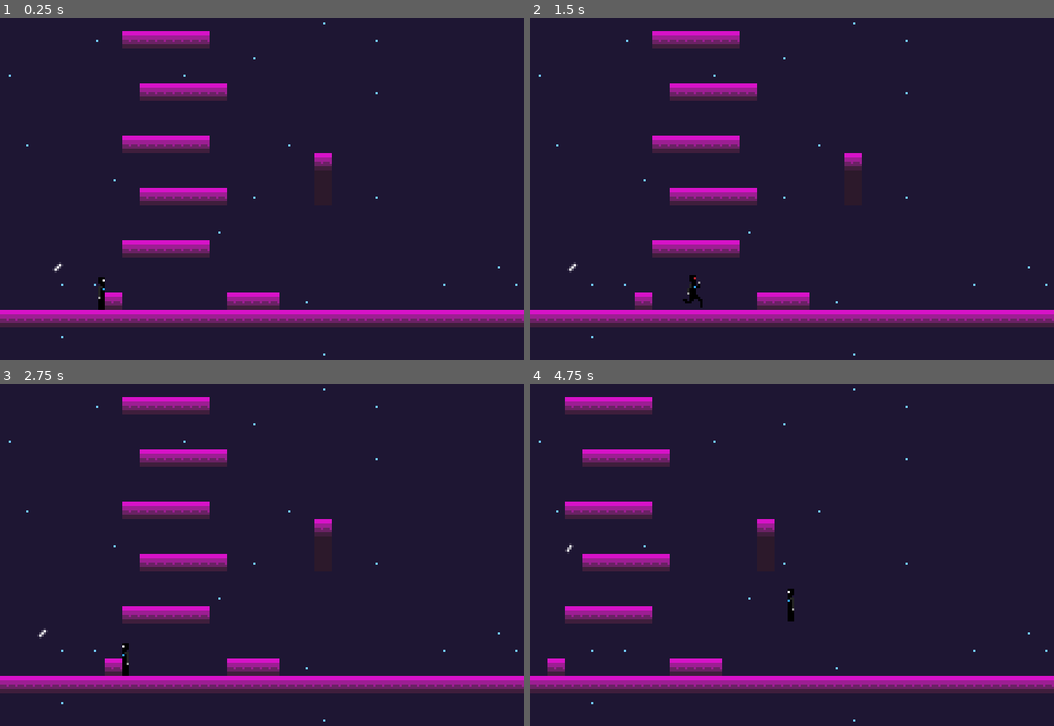
Above: before the commit, frames 1-4 (two rows, left to right).
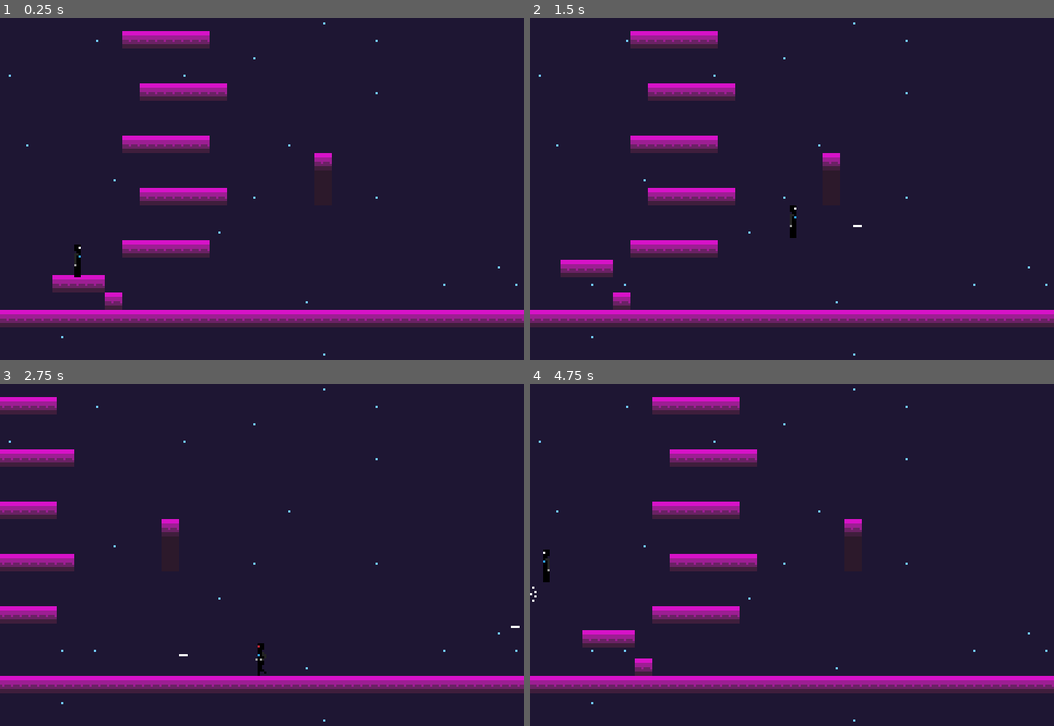
Above: after the commit, the same moments.

Repository: antiomiae/mario
Game: Godot game, scene res://tether/enemy_scene.tscn
The game is run twice, just before and just after one commit, with the same random seed, the same clock (stepped at 60 frames per second) and the same inputs. This scene is started directly instead of the project's main scene.
Inputs:
- Up to frame 1 (0.25 s): no input
- Up to frame 2 (1.5 s): hold Right (ui_right) from 0.53 s (still down); tap F (shoot, bound only after the commit) at 0.6 s; tap Space (jump) at 0.77 s; tap G (grapple) at 1.35 s
- Up to frame 3 (2.75 s): tap Space (jump) at 1.52 s; tap F (shoot, bound only after the commit) at 1.55, 2.3 s; release Right (ui_right) at 2.03 s; hold Left (ui_left) from 2.03 s (still down); tap Shift (run) at 2.1 s
- Up to frame 4 (4.75 s): release Left (ui_left) at 2.78 s; hold Right (ui_right) 2.78-4.28 s; tap F (shoot, bound only after the commit) at 2.85, 3.6, 4.55 s; tap Space (jump) at 3.02, 3.77, 4.52 s; tap P (pause) at 4.15 s; hold Left (ui_left) from 4.28 s (still down); tap G (grapple) at 4.35 s

The runs differ from the first frame. In frame 1, 1.2% of the frame differs, in the area x 10-54%, y 66-86%; in frame 2, 4.6%; in frame 3, 8.8%; in frame 4, 10%, in the area x 0-64%, y 3-86%.

Commit message:
Add player 'death' and bullets. You can jump into your own bullets and kill yourself.

Diff:
--- /dev/null
+++ b/input_helper.gd
@@ -0,0 +1,10 @@
+extends Node
+
+func _ready():
+    var gamepads = Input.get_connected_joypads()
+    var count = max(1, gamepads.size())
+
+    for i in range(count):
+        var walk_left = InputMap.get_action_list("walk_left")
+        var walk_right = InputMap.get_action_list("walk_right")
+        print(walk_right)
--- a/project.godot
+++ b/project.godot
@@ -9,6 +9,11 @@
 config_version=4
 
 _global_script_classes=[ {
+"base": "Node2D",
+"class": "Cannon",
+"language": "GDScript",
+"path": "res://projectile/cannon.gd"
+}, {
 "base": "Node2D",
 "class": "Dart",
 "language": "GDScript",
@@ -30,6 +35,7 @@
 "path": "res://tether/tether_anchor_node.gd"
 } ]
 _global_script_class_icons={
+"Cannon": "",
 "Dart": "",
 "GrapplingHook": "",
 "LineTrail": "",
@@ -100,6 +106,13 @@
 , Object(InputEventKey,"resource_local_to_scene":false,"resource_name":"","device":0,"alt":false,"shift":false,"control":false,"meta":false,"command":false,"pressed":false,"scancode":80,"unicode":0,"echo":false,"script":null)
  ]
 }
+shoot={
+"deadzone": 0.5,
+"events": [ Object(InputEventKey,"resource_local_to_scene":false,"resource_name":"","device":0,"alt":false,"shift":false,"control":false,"meta":false,"command":false,"pressed":false,"scancode":70,"unicode":0,"echo":false,"script":null)
+, Object(InputEventKey,"resource_local_to_scene":false,"resource_name":"","device":0,"alt":false,"shift":false,"control":false,"meta":false,"command":false,"pressed":false,"scancode":16777221,"unicode":0,"echo":false,"script":null)
+, Object(InputEventJoypadButton,"resource_local_to_scene":false,"resource_name":"","device":0,"button_index":5,"pressure":0.0,"pressed":false,"script":null)
+ ]
+}
 
 [layer_names]
 
--- a/projectile/bullet.gd
+++ b/projectile/bullet.gd
@@ -4,14 +4,24 @@
 export var draw_length : float = 4
 var collision_layer = 0xFFFFFFFF
 
-var _last_position : Vector2 = position
 var _collision = null
+var spawn_point = Vector2(0, 0)
 
+var Explosion = preload("res://projectile/effects/explosion.tscn")
+
+signal collided(collision)
+
+func _ready():
+    spawn_point = position
+
+func respawn():
+    position = spawn_point
+
+func _physics_process(delta):
+    advance(delta)
 
 func advance(delta):
     update()
-    # save current position
-    _last_position = position
 
     var next_position = position + velocity * delta
 
@@ -19,14 +29,27 @@
     _collision = state.intersect_ray(position, next_position, [], collision_layer)
 
     if _collision:
+        _collision['bullet'] = self
         next_position = _collision['position']
+        handle_collision()
 
     position = next_position
 
+func handle_collision():
+    var collider = _collision['collider']
+    if collider.has_method("on_bullet_hit"):
+        collider.call("on_bullet_hit", _collision)
+
+    var explosion = Explosion.instance()
+    explosion.position = _collision['position']
+    explosion.rotation = _collision['normal'].angle()
+    get_tree().current_scene.add_child(explosion)
+
+    emit_signal("collided", _collision)
 
 func _draw():
     var n = velocity.normalized()
-    draw_line(to_local(position), to_local(position - draw_length * n), Color(1, 1, 1), 1, true)
+    draw_line(to_local(position)-Vector2(0, 1), to_local(position - draw_length * n)-Vector2(0, 1), Color(1, 1, 1), 1, false)
 
 
 func get_collision():
--- /dev/null
+++ b/projectile/cannon.gd
@@ -0,0 +1,29 @@
+tool
+extends Node2D
+
+var active_bullets = []
+
+export(PackedScene) var bullet_scene
+
+export(Vector2) var emitter_position
+
+export(float, 1, 1000) var bullet_speed
+
+class_name Cannon
+
+func _physics_process(delta):
+    for bullet in active_bullets:
+        bullet.advance(delta)
+
+func shoot():
+    var new_bullet = bullet_scene.instance()
+    new_bullet.position = to_global(emitter_position)
+    new_bullet.velocity = transform.basis_xform(Vector2(1, 0))*bullet_speed
+    new_bullet.connect("collided", self, "_on_bullet_collided")
+    active_bullets.push_back(new_bullet)
+    get_tree().current_scene.add_child(new_bullet)
+
+func _on_bullet_collided(collision):
+    var bullet = collision['bullet']
+    bullet.queue_free()
+    active_bullets.erase(bullet)
--- /dev/null
+++ b/projectile/cannon.tscn
@@ -0,0 +1,6 @@
+[gd_scene load_steps=2 format=2]
+
+[ext_resource path="res://projectile/cannon.gd" type="Script" id=1]
+
+[node name="Node2D" type="Node2D"]
+script = ExtResource( 1 )
--- /dev/null
+++ b/projectile/effects/explosion.gd
@@ -0,0 +1,4 @@
+extends AnimatedSprite
+
+func _on_animation_finished():
+    queue_free()
--- /dev/null
+++ b/projectile/effects/explosion.tscn
@@ -0,0 +1,26 @@
+[gd_scene load_steps=7 format=2]
+
+[ext_resource path="res://projectile/effects/explosion/explosion_Animation 1_0.png" type="Texture" id=1]
+[ext_resource path="res://projectile/effects/explosion/explosion_Animation 1_1.png" type="Texture" id=2]
+[ext_resource path="res://projectile/effects/explosion/explosion_Animation 1_2.png" type="Texture" id=3]
+[ext_resource path="res://projectile/effects/explosion/explosion_Animation 1_3.png" type="Texture" id=4]
+[ext_resource path="res://projectile/effects/explosion.gd" type="Script" id=5]
+
+[sub_resource type="SpriteFrames" id=1]
+animations = [ {
+"frames": [ ExtResource( 1 ), ExtResource( 2 ), ExtResource( 3 ), ExtResource( 4 ) ],
+"loop": false,
+"name": "New Anim",
+"speed": 15.0
+} ]
+
+[node name="AnimatedSprite" type="AnimatedSprite"]
+position = Vector2( 0, 1 )
+frames = SubResource( 1 )
+animation = "New Anim"
+frame = 3
+playing = true
+flip_h = true
+script = ExtResource( 5 )
+
+[connection signal="animation_finished" from="." to="." method="_on_animation_finished"]
--- /dev/null
+++ b/stiff_body.tscn
@@ -0,0 +1,13 @@
+[gd_scene load_steps=2 format=2]
+
+[sub_resource type="RectangleShape2D" id=1]
+
+[node name="RigidBody2D" type="RigidBody2D"]
+collision_layer = 2
+collision_mask = 2
+mass = 2.0
+
+[node name="Sprite" type="Sprite" parent="."]
+
+[node name="CollisionShape2D" type="CollisionShape2D" parent="."]
+shape = SubResource( 1 )
--- a/tether/elevator.gd
+++ b/tether/elevator.gd
@@ -13,6 +13,7 @@
 
 func _ready():
     p0 = position
+
 
 func go_to(stop, delay=0):
     var total_distance = (p0 - p1).abs().length()
--- /dev/null
+++ b/tether/elevator.tscn
@@ -0,0 +1,43 @@
+[gd_scene load_steps=5 format=2]
+
+[ext_resource path="res://tether/elevator.gd" type="Script" id=1]
+[ext_resource path="res://sprites/hotline_tiles.tres" type="TileSet" id=2]
+
+[sub_resource type="RectangleShape2D" id=1]
+extents = Vector2( 12, 4 )
+
+[sub_resource type="RectangleShape2D" id=2]
+extents = Vector2( 10, 2 )
+
+[node name="Elevator" type="StaticBody2D"]
+collision_mask = 3
+script = ExtResource( 1 )
+__meta__ = {
+"_edit_group_": true
+}
+p1 = Vector2( 16, 64 )
+
+[node name="TileMap" type="TileMap" parent="."]
+tile_set = ExtResource( 2 )
+cell_size = Vector2( 8, 8 )
+collision_layer = 0
+collision_mask = 0
+format = 1
+tile_data = PoolIntArray( 0, 0, 0, 1, 0, 0, 2, 0, 0 )
+
+[node name="CollisionShape2D" type="CollisionShape2D" parent="."]
+position = Vector2( 12, 4 )
+shape = SubResource( 1 )
+
+[node name="trigger_area" type="Area2D" parent="."]
+
+[node name="CollisionShape2D" type="CollisionShape2D" parent="trigger_area"]
+position = Vector2( 12, -2 )
+shape = SubResource( 2 )
+
+[node name="Tween" type="Tween" parent="."]
+playback_process_mode = 0
+
+[connection signal="body_entered" from="trigger_area" to="." method="_on_trigger_area_body_entered"]
+[connection signal="body_exited" from="trigger_area" to="." method="_on_trigger_area_body_exited"]
+[connection signal="tween_completed" from="Tween" to="." method="_on_tween_completed"]
--- a/tether/enemy_scene.gd
+++ b/tether/enemy_scene.gd
@@ -1,8 +1,8 @@
 extends Node2D
 
-func _physics_process(delta: float) -> void:
-    $Bullet.advance(delta)
+func _physics_process(delta):
+    handle_reset()
 
-    var collision = $Bullet.get_collision()
-    if collision:
-        $Bullet.call_deferred("set_position", Vector2(0, 208))
+func handle_reset():
+    if Input.is_action_pressed("pause"):
+        get_tree().reload_current_scene()
--- a/tether/enemy_scene.tscn
+++ b/tether/enemy_scene.tscn
@@ -1,16 +1,9 @@
-[gd_scene load_steps=8 format=2]
+[gd_scene load_steps=5 format=2]
 
 [ext_resource path="res://tether/enemy_scene.gd" type="Script" id=1]
 [ext_resource path="res://sprites/hotline_tiles.tres" type="TileSet" id=2]
-[ext_resource path="res://tether/player.tscn" type="PackedScene" id=3]
-[ext_resource path="res://tether/elevator.gd" type="Script" id=4]
-[ext_resource path="res://projectile/bullet.tscn" type="PackedScene" id=5]
-
-[sub_resource type="RectangleShape2D" id=1]
-extents = Vector2( 12, 4 )
-
-[sub_resource type="RectangleShape2D" id=2]
-extents = Vector2( 10, 2 )
+[ext_resource path="res://tether/elevator.tscn" type="PackedScene" id=3]
+[ext_resource path="res://tether/player.tscn" type="PackedScene" id=4]
 
 [node name="Node2D" type="Node2D"]
 pause_mode = 2
@@ -39,10 +32,13 @@
 format = 1
 tile_data = PoolIntArray( -786434, 6, 0, -786433, 6, 0, -851968, 6, 0, -851967, 6, 0, -851966, 6, 0, -851965, 6, 0, -85 …(2908 unchanged characters)…
 
-[node name="player" parent="." instance=ExtResource( 3 )]
+[node name="Elevator" parent="." instance=ExtResource( 3 )]
+position = Vector2( 16, 208 )
+
+[node name="player" parent="." instance=ExtResource( 4 )]
 pause_mode = 1
-editor/display_folded = true
-position = Vector2( 41, 208 )
+position = Vector2( 27, 200 )
+collision_layer = 3
 collision_mask = 3
 
 [node name="Camera2D" type="Camera2D" parent="player"]
@@ -52,40 +48,3 @@
 limit_right = 328
 limit_bottom = 240
 editor_draw_limits = true
-
-[node name="Elevator" type="StaticBody2D" parent="."]
-position = Vector2( 96, 208 )
-collision_mask = 3
-script = ExtResource( 4 )
-__meta__ = {
-"_edit_group_": true
-}
-p1 = Vector2( 96, 64 )
-
-[node name="TileMap" type="TileMap" parent="Elevator"]
-tile_set = ExtResource( 2 )
-cell_size = Vector2( 8, 8 )
-collision_layer = 0
-collision_mask = 0
-format = 1
-tile_data = PoolIntArray( 0, 0, 0, 1, 0, 0, 2, 0, 0 )
-
-[node name="CollisionShape2D" type="CollisionShape2D" parent="Elevator"]
-position = Vector2( 12, 4 )
-shape = SubResource( 1 )
-
-[node name="trigger_area" type="Area2D" parent="Elevator"]
-
-[node name="CollisionShape2D" type="CollisionShape2D" parent="Elevator/trigger_area"]
-position = Vector2( 12, -2 )
-shape = SubResource( 2 )
-
-[node name="Tween" type="Tween" parent="Elevator"]
-playback_process_mode = 0
-
-[node name="Bullet" parent="." instance=ExtResource( 5 )]
-position = Vector2( 7, 208 )
-
-[connection signal="body_entered" from="Elevator/trigger_area" to="Elevator" method="_on_trigger_area_body_entered"]
-[connection signal="body_exited" from="Elevator/trigger_area" to="Elevator" method="_on_trigger_area_body_exited"]
-[connection signal="tween_completed" from="Elevator/Tween" to="Elevator" method="_on_tween_completed"]
--- a/tether/player.gd
+++ b/tether/player.gd
@@ -6,7 +6,7 @@
 
 enum { RIGHT, LEFT }
 
-enum { FALLING, JUMPING, ON_GROUND }
+enum { FALLING, JUMPING, ON_GROUND, DEAD }
 
 export(float) var speed = 67
 onready var grappling_hook = $GrapplingHook
@@ -34,11 +34,16 @@
 
 const brake_acc = 0.25
 
+
+#
+var StiffBody = preload("res://stiff_body.tscn")
+
 func _physics_process(delta):
     if debug_movement:
         _debug_movement(delta)
     else:
-        movement(delta)
+        if movement_state != DEAD:
+            movement(delta)
 
 
 func _debug_movement(delta):
@@ -66,13 +71,17 @@
 
 
 func movement(delta):
-    update_facing_state()
+    if movement_state != DEAD:
+        update_facing_state()
 
     match movement_state:
         NORMAL:
             _normal_movement(delta)
         GRAPPLING:
             _grappling_movement(delta)
+
+    if Input.is_action_just_pressed("shoot"):
+        $Cannon.shoot()
 
     update_sprite()
 
@@ -86,11 +95,13 @@
 
 
 func update_sprite():
-    $Sprite.flip_h = is_facing_left()
+    var new_scale = 1 if is_facing_right() else -1
+    $Sprite.scale.x = new_scale
+    $Cannon.scale.x = new_scale
 
 
 func x_input_strenth():
-    return Input.get_action_strength("ui_right") - Input.get_action_strength("ui_left")
+    return Input.get_action_strength("walk_right") - Input.get_action_strength("walk_left")
 
 
 func _normal_movement(delta):
@@ -235,3 +246,25 @@
 
 func is_facing_left():
     return facing_state == LEFT
+
+
+func on_bullet_hit(collision_dict):
+    var new_body = StiffBody.instance()
+    get_tree().current_scene.add_child(new_body, true)
+    new_body.position = self.position
+    new_body.get_node("CollisionShape2D").shape = $CollisionShape2D.shape.duplicate(true)
+    var stiff_sprite = new_body.get_node("Sprite")
+    stiff_sprite.replace_by($Sprite.duplicate(true))
+    new_body.get_node("Sprite").frame = 4
+    movement_state = DEAD
+    self.visible = false
+    $CollisionShape2D.disabled = true
+
+    #new_body.collision_layer = 0
+    #new_body.collision_mask = collision_mask
+
+    var local_pos = new_body.to_local(collision_dict['position'])
+    var bullet = collision_dict['bullet']
+    var vel = bullet.velocity
+    new_body.inertia = 20
+    new_body.apply_impulse(local_pos, vel)
--- a/tether/player.tscn
+++ b/tether/player.tscn
@@ -1,8 +1,10 @@
-[gd_scene load_steps=7 format=2]
+[gd_scene load_steps=9 format=2]
 
 [ext_resource path="res://tether/player.gd" type="Script" id=1]
 [ext_resource path="res://tether/grappling_hook.tscn" type="PackedScene" id=2]
 [ext_resource path="res://sprites/runner.png" type="Texture" id=3]
+[ext_resource path="res://projectile/cannon.gd" type="Script" id=4]
+[ext_resource path="res://projectile/bullet.tscn" type="PackedScene" id=5]
 
 [sub_resource type="RectangleShape2D" id=1]
 extents = Vector2( 2, 7 )
@@ -36,15 +38,17 @@
 "values": [ 4 ]
 }
 
-[node name="DebugCharacter" type="KinematicBody2D"]
+[node name="Player" type="KinematicBody2D"]
 collision_mask = 2
 script = ExtResource( 1 )
 
 [node name="CollisionShape2D" type="CollisionShape2D" parent="."]
+visible = false
 position = Vector2( 0, 1 )
 shape = SubResource( 1 )
 
 [node name="GrapplingHook" parent="." instance=ExtResource( 2 )]
+visible = false
 
 [node name="Sprite" type="Sprite" parent="."]
 texture = ExtResource( 3 )
@@ -57,3 +61,9 @@
 playback_speed = 0.5
 anims/run = SubResource( 2 )
 anims/stand = SubResource( 3 )
+
+[node name="Cannon" type="Node2D" parent="."]
+script = ExtResource( 4 )
+bullet_scene = ExtResource( 5 )
+emitter_position = Vector2( 3, -1 )
+bullet_speed = 70.0
Binary file added: projectile/effects/explosion/explosion_Animation 1_0.png
Not shown, added: projectile/effects/explosion/explosion_Animation 1_0.png.import
Binary file added: projectile/effects/explosion/explosion_Animation 1_1.png
Not shown, added: projectile/effects/explosion/explosion_Animation 1_1.png.import
Binary file added: projectile/effects/explosion/explosion_Animation 1_2.png
Not shown, added: projectile/effects/explosion/explosion_Animation 1_2.png.import
Binary file added: projectile/effects/explosion/explosion_Animation 1_3.png
Not shown, added: projectile/effects/explosion/explosion_Animation 1_3.png.import
